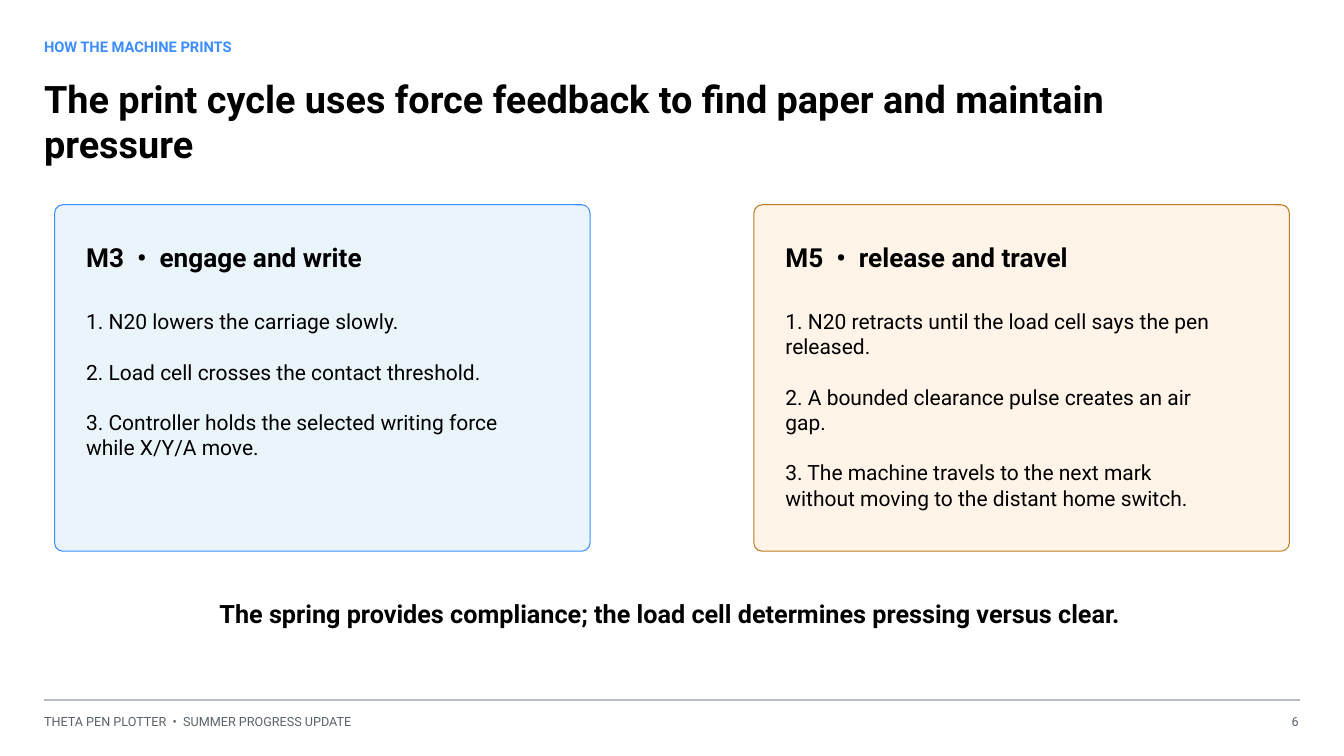
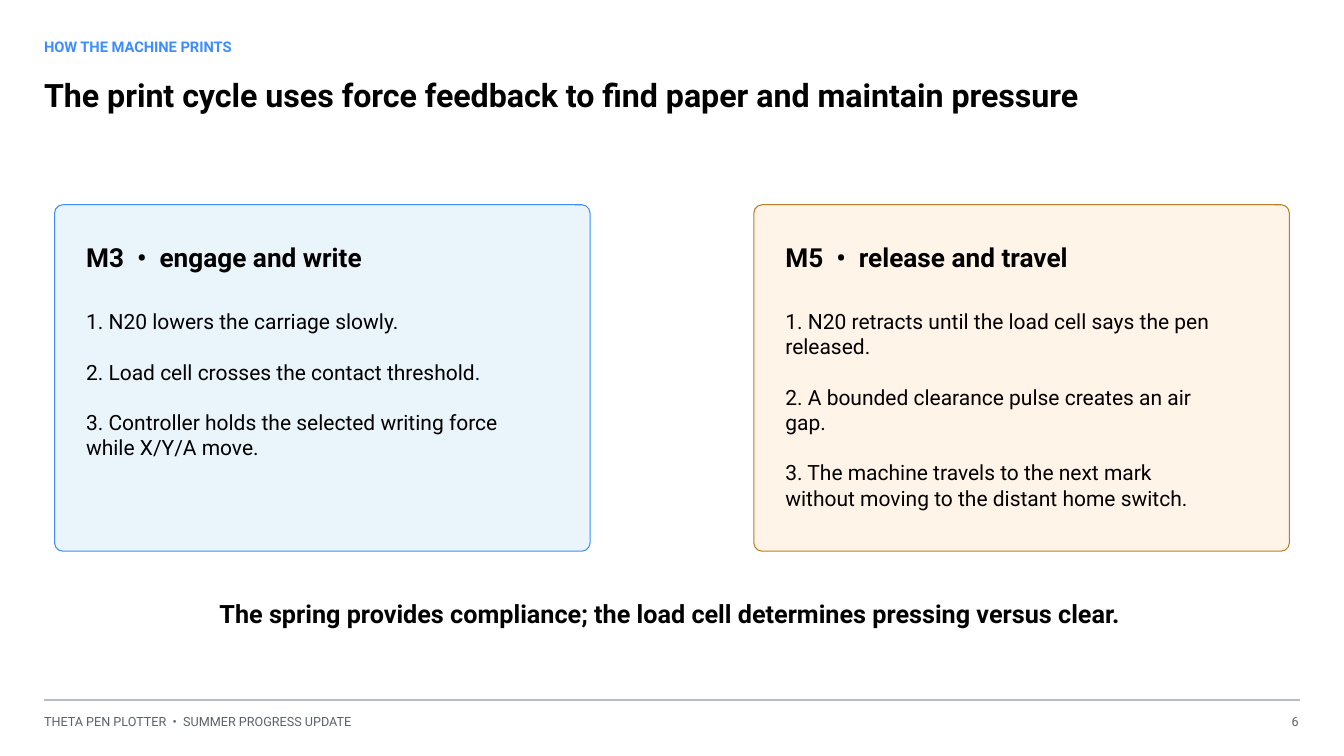
Before and after one commit to kevin-chase-claypool/converter, a slide deck: slide 12 of docs/report/Theta_Pen_Plotter_Summer_Progress_Update.pptx. Drawn at 1344x756 pixels with LibreOffice and Linux fonts; fonts in the diff are those of the drawing. Boxes give left, top, right and bottom in pixels: in the first picture for what was removed or moved away, otherwise in the second. Text is boxed around its words. In the diff, an @@ line names an element or a change of style, - is before the commit and + after.

```diff
--- a/docs/report/Theta_Pen_Plotter_Summer_Progress_Update.pptx
+++ b/docs/report/Theta_Pen_Plotter_Summer_Progress_Update.pptx
@@ text "The print cycle uses force ..." at (44,82,1079,114): size 27 to 22.9 pt @@
```
Also in this commit, not shown: 5 other slides changed, 6 other files.
